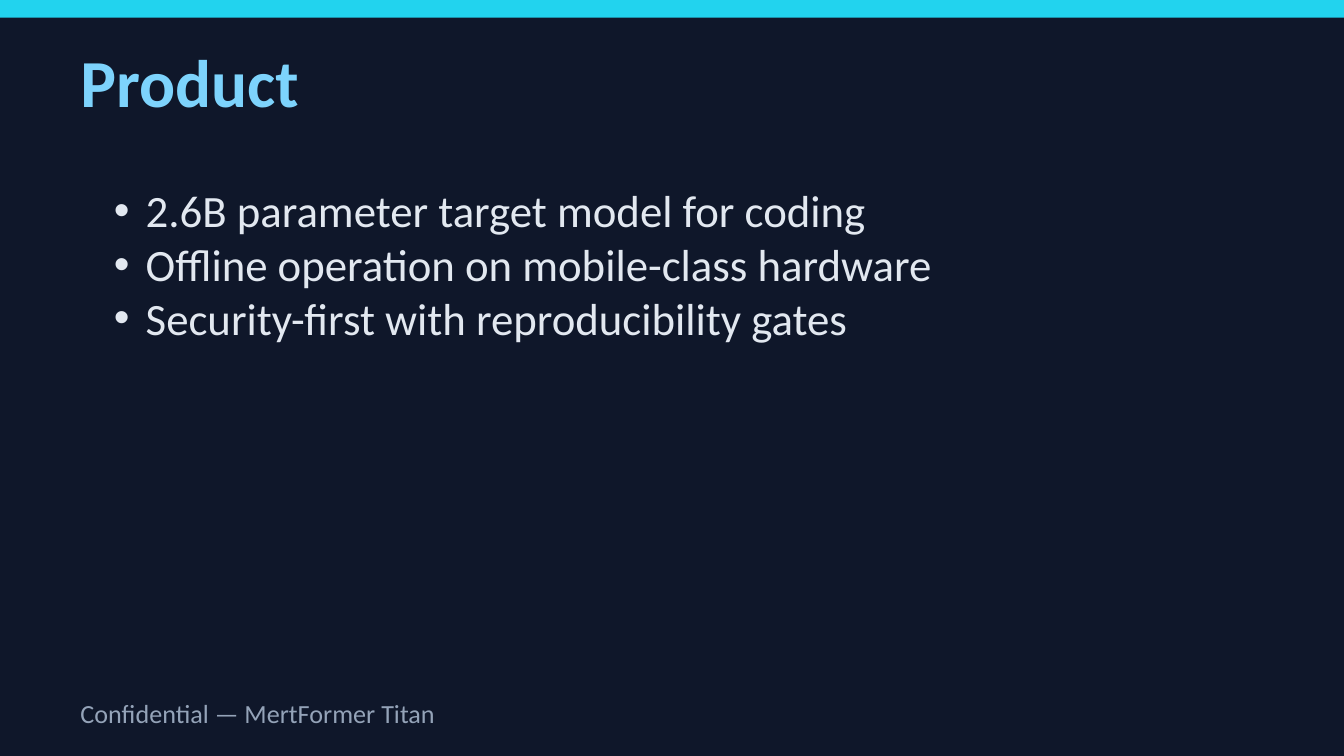
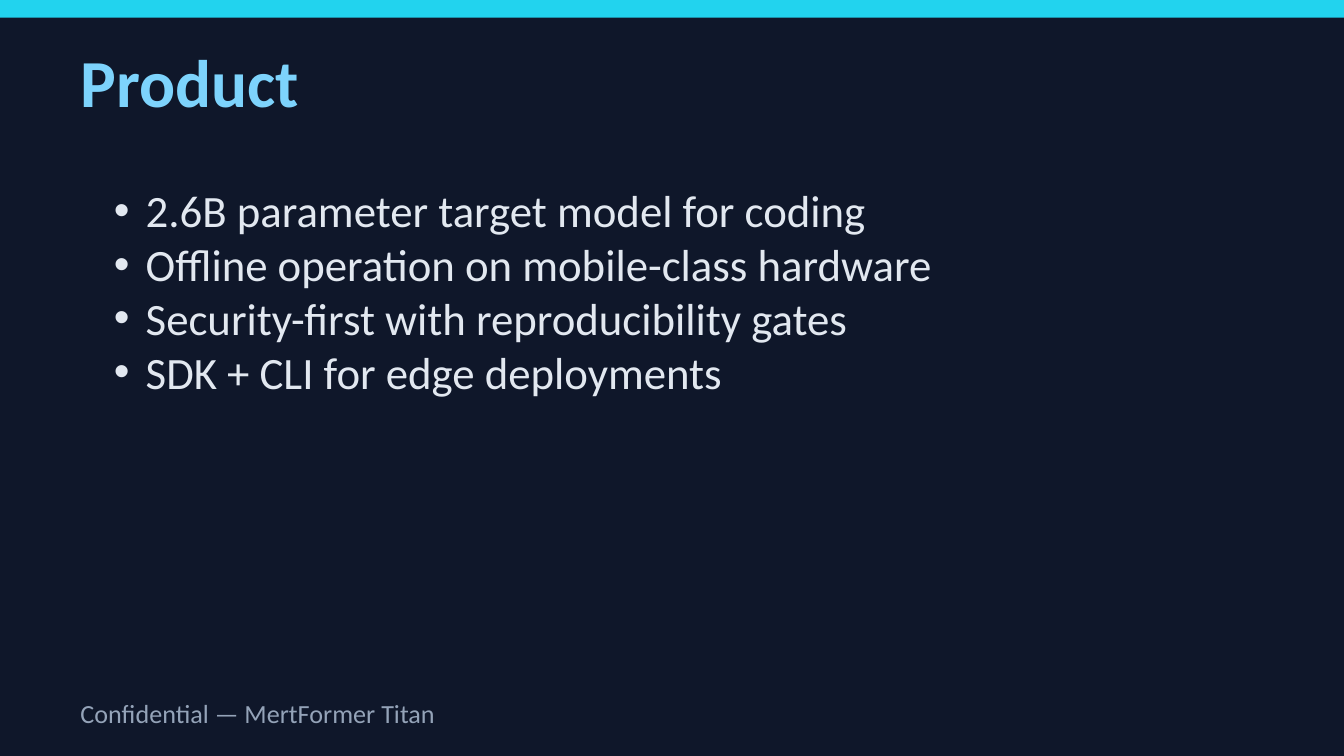
Before and after one commit to latentcore/mertformer-titan-core, a slide deck: slide 4 of reports/investor_deck.pptx. Drawn at 1344x756 pixels with LibreOffice and Linux fonts; fonts in the diff are those of the drawing. Boxes give left, top, right and bottom in pixels: in the first picture for what was removed or moved away, otherwise in the second. Text is boxed around its words. In the diff, an @@ line names an element or a change of style, - is before the commit and + after.

```diff
--- a/reports/investor_deck.pptx
+++ b/reports/investor_deck.pptx
@@ text at [146, 358, 722, 397]: paragraph added @@
+• SDK + CLI for edge deployments
```
Also in this commit, not shown: 4 other files.
